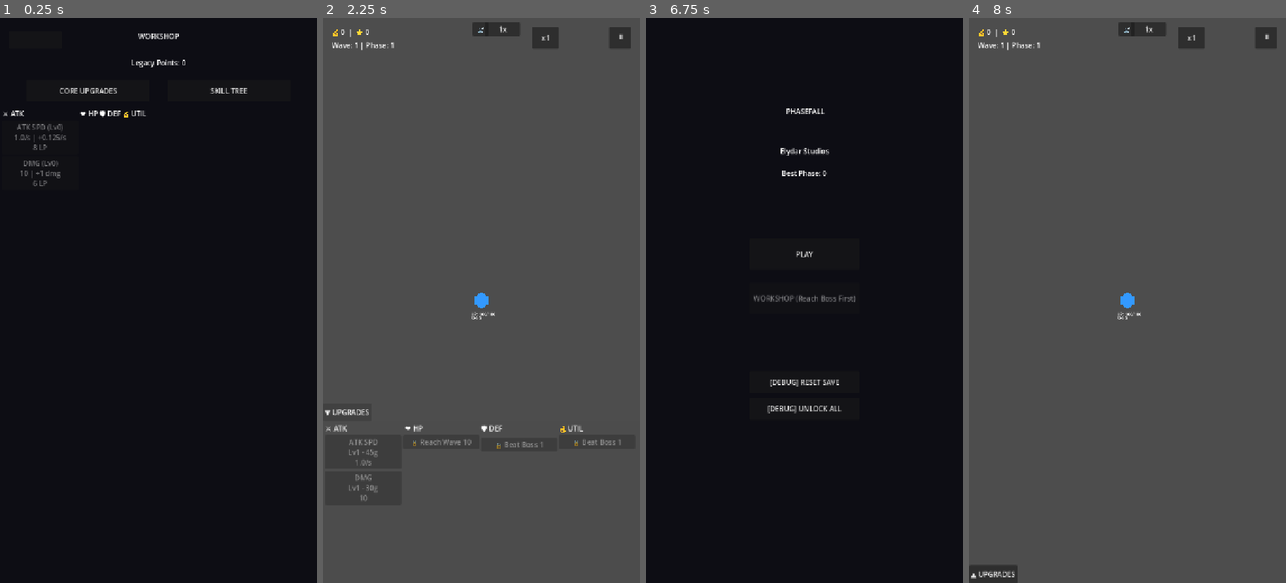
Above: before the commit, frames 1-4 (left to right).
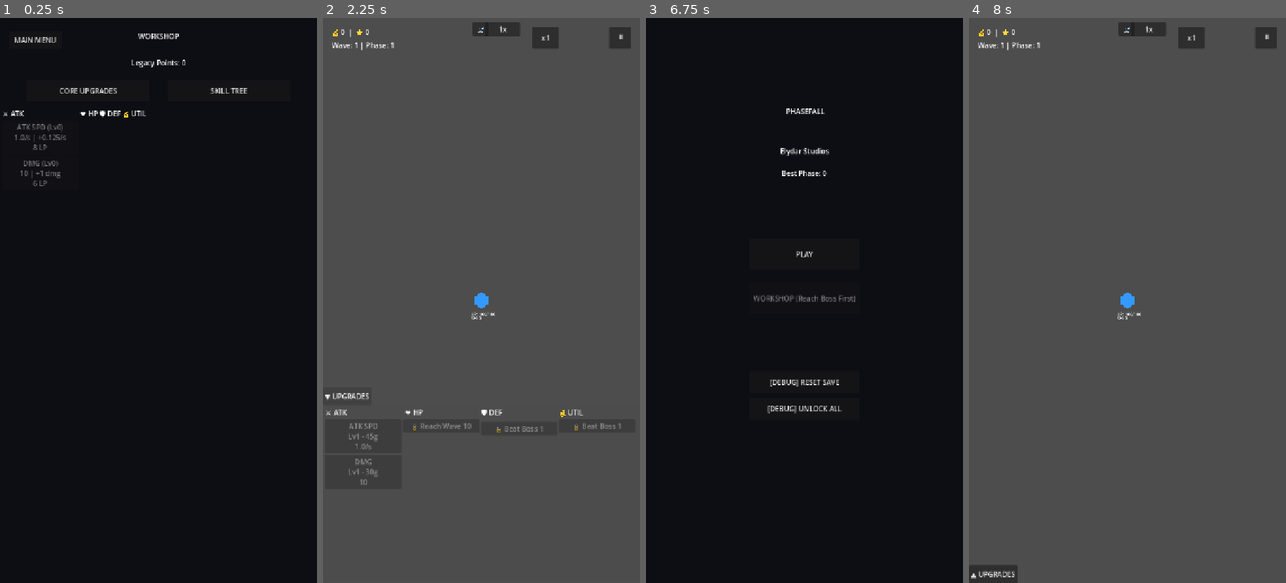
Above: after the commit, the same moments.

Repository: elydarstudio/Base_Defence
Game: Godot game, scene res://Scenes/workshop.tscn
The game is run twice, just before and just after one commit, with the same random seed, the same clock (stepped at 60 frames per second) and the same inputs. This scene is started directly instead of the project's main scene. Sound files missing from this copy of the repository are replaced by a short silence.
Inputs (mouse positions are in pixels of both pictures, inside the frame that each line leads up to):
- Up to frame 1 (0.25 s): no input
- Up to frame 2 (2.25 s): click (357, 40) at 0.5 s; click "PLAY" at 1.25 s; click "▲ UPGRADES" at 2 s
- Up to frame 3 (6.75 s): click "▼ UPGRADES" at 2.75 s; click "x1" at 3.5 s; click "x5" at 4.25 s; click "x10" at 5 s; click "⏸" at 5.75 s; click "MAIN MENU" at 6.5 s
- Up to frame 4 (8 s): click "PLAY" at 7.25 s

The runs differ from the first frame. In frame 1, less than 0.1% of the frame differs, in the area x 4-18%, y 3-5%; in frame 2, 1.1%, in the area x 0-94%, y 66-86%; in frame 3, less than 0.1%; in frame 4, nothing differs.

Commit message:
fix case-sensitive file path issues causing export build to break

Diff:
--- a/base-defence/Scenes/workshop.tscn
+++ b/base-defence/Scenes/workshop.tscn
@@ -39,6 +39,7 @@
 offset_top = 30.0
 offset_right = 140.0
 offset_bottom = 70.0
+text = "MAIN MENU"
 
 [node name="CoreTab" type="Button" parent="." unique_id=1091689339]
 layout_mode = 0
--- a/base-defence/Scripts/SaveManager.gd
+++ b/base-defence/Scripts/SaveManager.gd
@@ -43,9 +43,12 @@
 
 func load_game():
 	var config = ConfigFile.new()
+
 	if config.load(SAVE_PATH) != OK:
+		print("No save found, creating new one")
 		save_game()
-		return
+		# DO NOT RETURN — let the game continue with defaults
+
 	for key in data:
 		if config.has_section_key("save", key):
 			data[key] = config.get_value("save", key)
--- a/base-defence/Scripts/main.gd
+++ b/base-defence/Scripts/main.gd
@@ -1,12 +1,12 @@
 extends Node2D
 
 # ── Scenes ────────────────────────────────────
-var bullet_scene: PackedScene
-var enemy_scene: PackedScene
-var brute_scene: PackedScene
-var runner_scene: PackedScene
-var boss_scene: PackedScene
-var damage_number_scene: PackedScene
+var bullet_scene = preload("res://Scenes/projectile.tscn")
+var enemy_scene = preload("res://Scenes/enemy.tscn")
+var brute_scene = preload("res://Scenes/brute.tscn")
+var runner_scene = preload("res://Scenes/runner.tscn")
+var boss_scene = preload("res://Scenes/boss.tscn")
+var damage_number_scene = preload("res://Scenes/damage_number.tscn")
 
 # ── Game Speed ────────────────────────────────
 var speed_index: int = 0
@@ -169,7 +169,7 @@
 	"ShieldRegenButton": 2,
 	"GoldPerKillButton": 2,
 	"LPGainButton": 2,
-	"DmgMultButton": 3,
+	"DmgMultButton": 1,
 	"HPMultButton": 3,
 	"ShieldStrengthButton": 3,
 	"GoldMultButton": 3,
@@ -186,13 +186,35 @@
 	"UTILLocked": 999,
 }
 
+
+func debug_check():
+	print("=== DEBUG CHECK START ===")
+
+	var base = get_node_or_null("Base")
+	print("Base exists:", base != null)
+
+	var ui = get_node_or_null("UI")
+	print("UI exists:", ui != null)
+
+	var panel = get_node_or_null("UI/UpgradePanel")
+	print("UpgradePanel exists:", panel != null)
+
+	var atk_btn = get_node_or_null("UI/UpgradePanel/ColumnsContainer/ATKColumn/ATKSpdButton")
+	print("ATKSpdButton exists:", atk_btn != null)
+
+	var tooltip = get_node_or_null("UI/TooltipPanel")
+	print("TooltipPanel exists:", tooltip != null)
+
+	print("=== DEBUG CHECK END ===")
+
+
 # ── Ready ─────────────────────────────────────
 func _ready():
-	bullet_scene = preload("res://Scenes/Projectile.tscn")
-	enemy_scene = preload("res://Scenes/Enemy.tscn")
-	brute_scene = preload("res://Scenes/Brute.tscn")
-	runner_scene = preload("res://Scenes/Runner.tscn")
-	boss_scene = preload("res://Scenes/Boss.tscn")
+	print("Workshop data:", SaveManager.data)
+	var enemy_scene = preload("res://Scenes/enemy.tscn")
+	var brute_scene = preload("res://Scenes/brute.tscn")
+	var runner_scene = preload("res://Scenes/runner.tscn")
+	var boss_scene = preload("res://Scenes/boss.tscn")
 	damage_number_scene = preload("res://Scenes/damage_number.tscn")
 	phase = SaveManager.data.get("start_phase", 1)
 	difficulty = (phase - 1) * 10
@@ -637,7 +659,7 @@
 func _on_pause_menu_button_pressed():
 	Engine.time_scale = 1.0
 	get_tree().paused = false
-	get_tree().change_scene_to_file("res://Scenes/StartMenu.tscn")
+	get_tree().change_scene_to_file("res://Scenes/startmenu.tscn")
 
 func _on_mute_button_pressed():
 	sfx_muted = !sfx_muted
@@ -654,7 +676,7 @@
 
 func _on_panel_handle_pressed():
 	panel_open = !panel_open
-	var target_y = 1280 - 400 if panel_open else 1280
+	var target_y = 1280 - 440 if panel_open else 1280
 	var panel = $UI/UpgradePanel
 	var tween = create_tween()
 	tween.tween_property(panel, "position:y", target_y, 0.2)
@@ -668,7 +690,7 @@
 func _on_menu_button_pressed():
 	Engine.time_scale = 1.0
 	get_tree().paused = false
-	get_tree().change_scene_to_file("res://Scenes/StartMenu.tscn")
+	get_tree().change_scene_to_file("res://Scenes/startmenu.tscn")
 
 func _on_buy_amount_button_pressed():
 	match buy_amount:
--- a/base-defence/Scripts/start_menu.gd
+++ b/base-defence/Scripts/start_menu.gd
@@ -33,7 +33,7 @@
 	get_tree().change_scene_to_file("res://main.tscn")
 
 func _on_workshop_button_pressed():
-	get_tree().change_scene_to_file("res://Scenes/Workshop.tscn")
+	get_tree().change_scene_to_file("res://Scenes/workshop.tscn")
 
 func _on_phase_select_button_pressed():
 	var current = SaveManager.data.get("start_phase", 1)
@@ -47,7 +47,7 @@
 
 
 func _on_work_shop_button_pressed() -> void:
-	get_tree().change_scene_to_file("res://Scenes/Workshop.tscn")
+	get_tree().change_scene_to_file("res://Scenes/workshop.tscn")
 
 
 func _on_debug_reset_button_pressed():
--- a/base-defence/Scripts/workshop.gd
+++ b/base-defence/Scripts/workshop.gd
@@ -78,7 +78,7 @@
 	"WFloorShieldRegen": 2,
 	"WFloorGoldPerKill": 2,
 	"WFloorLpGain": 2,
-	"WFloorDmgMult": 3,
+	"WFloorDmgMult": 1,
 	"WFloorHPMult": 3,
 	"WFloorShieldStrength": 3,
 	"WFloorGoldMult": 3,
@@ -274,7 +274,7 @@
 	$SkillContent.visible = true
 
 func _on_back_button_pressed():
-	get_tree().change_scene_to_file("res://Scenes/StartMenu.tscn")
+	get_tree().change_scene_to_file("res://Scenes/startmenu.tscn")
 
 func _on_w_floor_atk_spd_pressed():
 	_purchase("WFloorAtkSpd")
--- a/base-defence/main.tscn
+++ b/base-defence/main.tscn
@@ -105,7 +105,7 @@
 anchor_top = 1.0
 anchor_right = 1.0
 anchor_bottom = 1.0
-offset_bottom = 400.0
+offset_bottom = 440.0
 grow_horizontal = 2
 grow_vertical = 0
 
Not shown, changed: base-defence/export_presets.cfg
